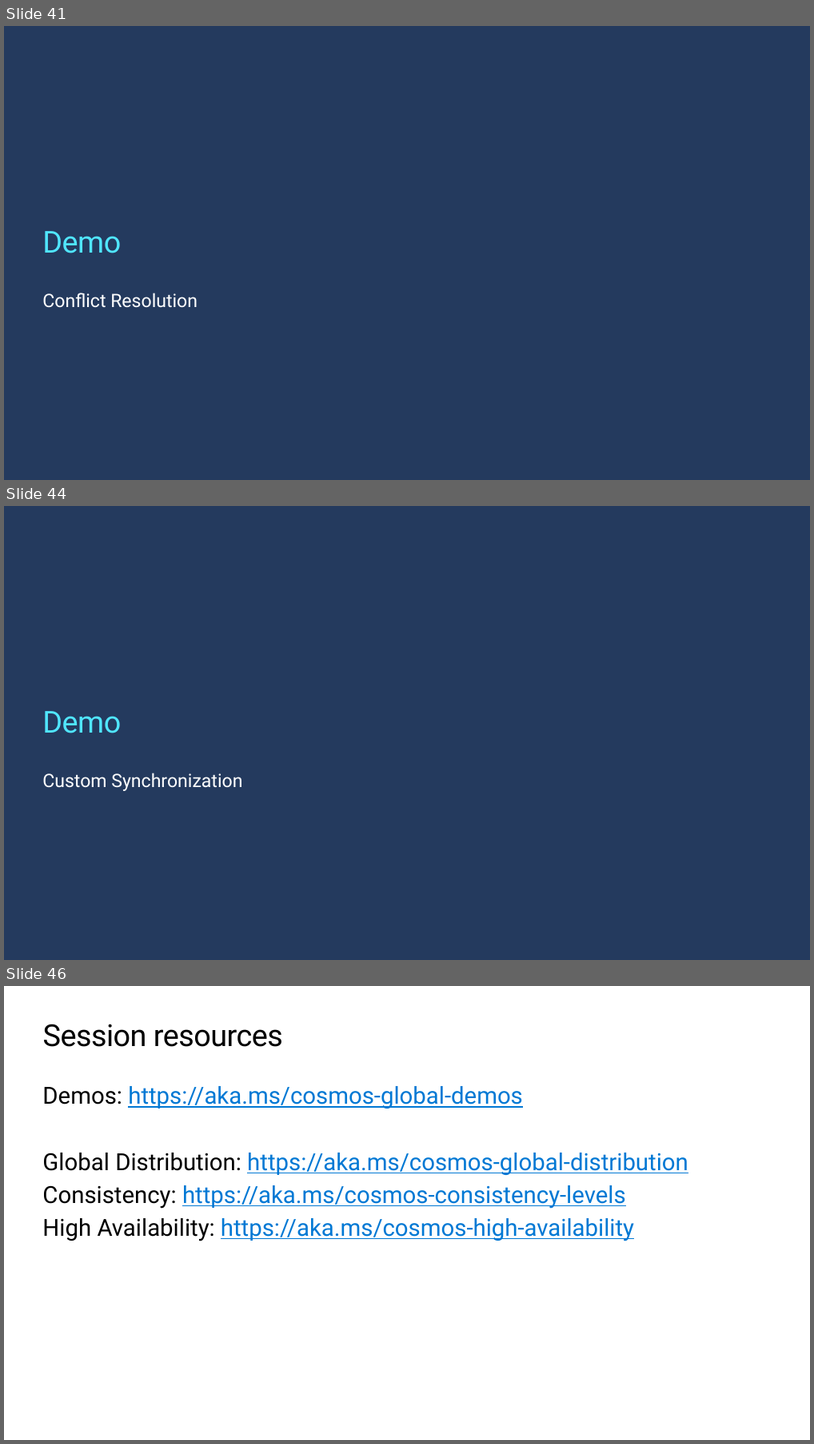
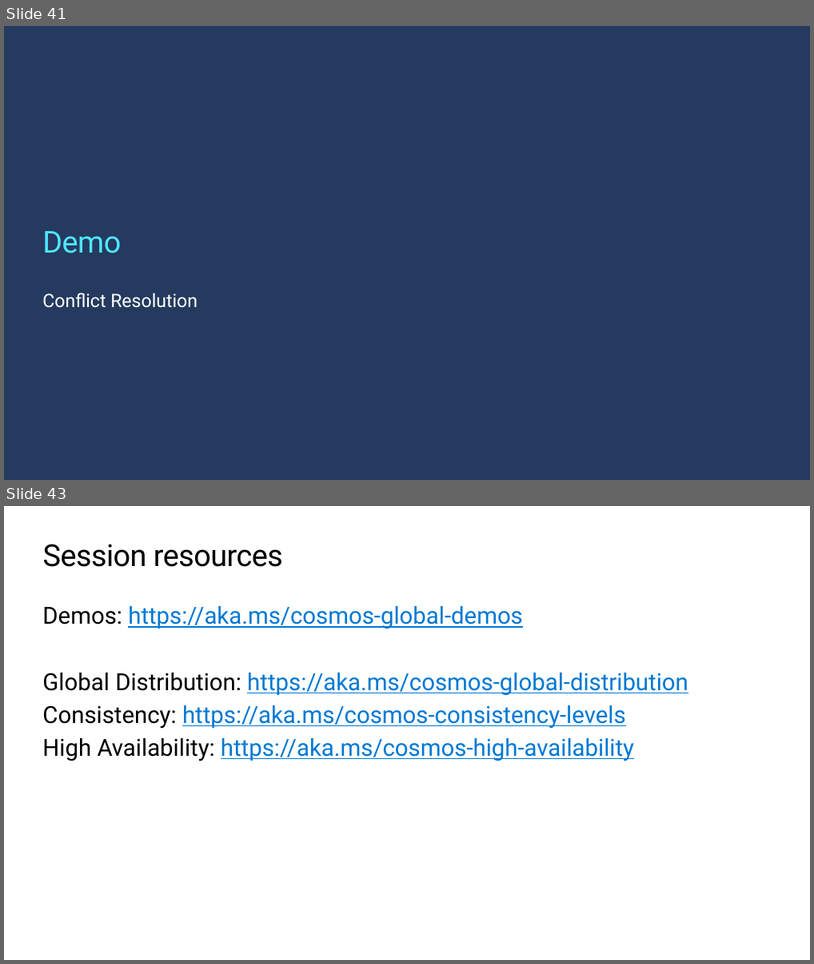
Before and after one commit to markjbrown/cosmos-global-distribution-demos, a slide deck: CosmosGlobalDistDemos/High-perf-apps-CosmosDB.pptx. Shown one above the other, each under a label of ours: slides 41, 44 and 46 before the commit, slides 41 and 43 after it; the slides between them are not shown. The pictures are 814x1444 and 814x964 pixels, drawn with LibreOffice and Linux fonts; fonts in the diff are those of the drawing; background and template pictures are left out. Boxes give left, top, right and bottom in pixels: in the first picture for what was removed or moved away, otherwise in the second. Text is boxed around its words. In the diff, an @@ line names an element or a change of style, - is before the commit and + after.

Commit message:
Remove Custom Sync

```diff
--- a/CosmosGlobalDistDemos/High-perf-apps-CosmosDB.pptx
+++ b/CosmosGlobalDistDemos/High-perf-apps-CosmosDB.pptx
@@ slide 44 removed at (x1=4, y1=506, x2=810, y2=960), background #243A5E @@
@@ title removed at (x1=42, y1=711, x2=121, y2=733) @@
-Demo
@@ text removed at (x1=42, y1=772, x2=242, y2=791) @@
-Custom Synchronization
@@ what was slide 46 is now slide 43 @@
```
Also in this commit, not shown: 7 slides changed, 2 slides added, 4 other slides removed, 6 other files.
